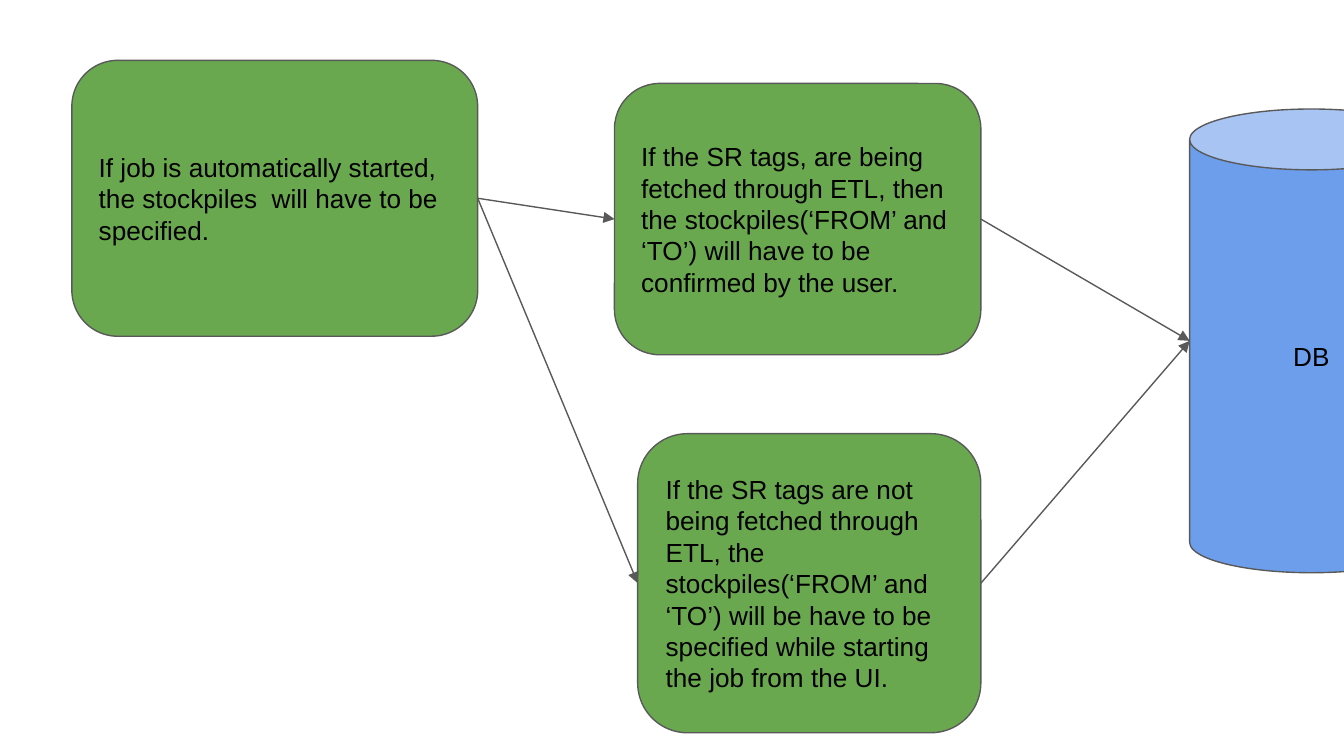
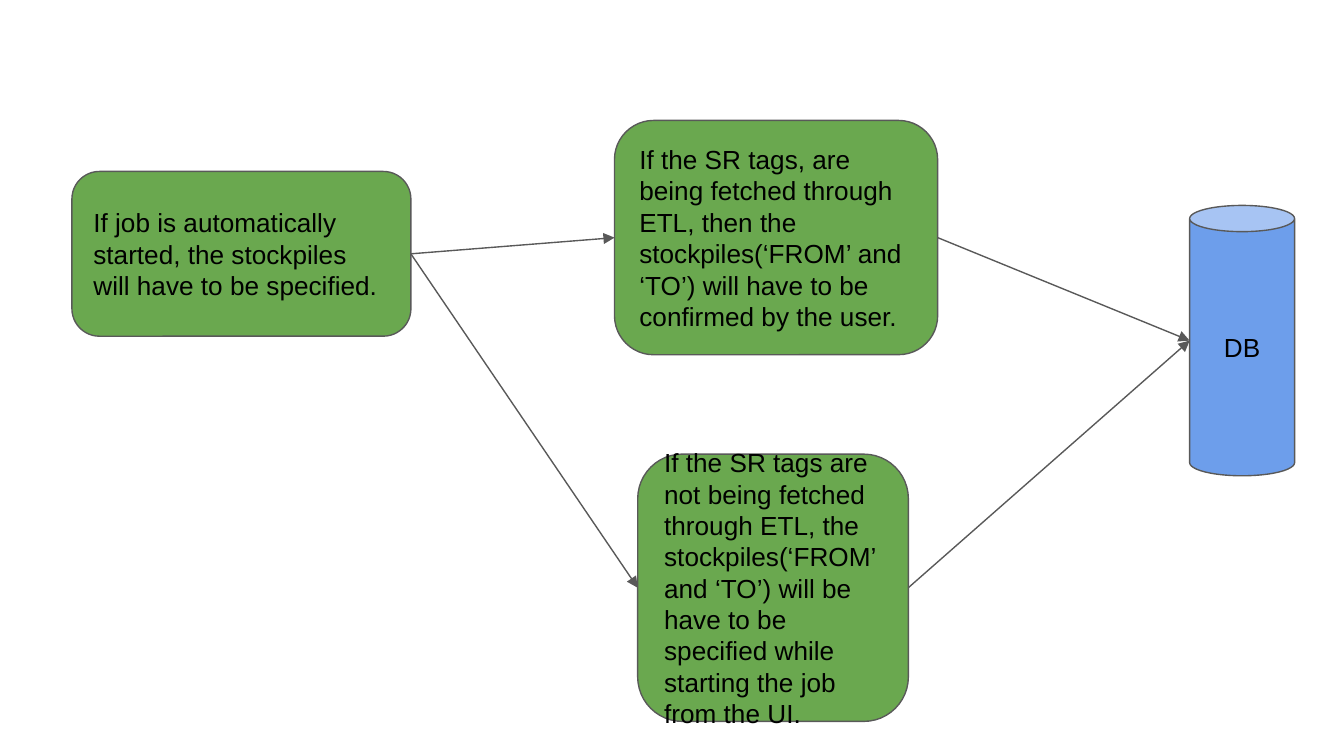
Before and after one commit to elogic-cscts/cscts_srs, a slide deck: slide 3 of Scada_Jobs_SRS/scada-flow.pptx. Drawn at 1344x756 pixels with LibreOffice and Linux fonts; fonts in the diff are those of the drawing. Boxes give left, top, right and bottom in pixels: in the first picture for what was removed or moved away, otherwise in the second. Text is boxed around its words. In the diff, an @@ line names an element or a change of style, - is before the commit and + after.

```diff
--- a/Scada_Jobs_SRS/scada-flow.pptx
+++ b/Scada_Jobs_SRS/scada-flow.pptx
@@ rounded rectangle "If the SR tags, are ...": place and size @@
-rounded rectangle "If the SR tags, are ..." at <box>614,83,981,355</box>
+rounded rectangle "If the SR tags, are ..." at <box>614,121,937,355</box>
@@ rounded rectangle "If job is automatically started, ...": place and size @@
-rounded rectangle "If job is automatically started, ..." at <box>71,60,477,336</box>
+rounded rectangle "If job is automatically started, ..." at <box>71,172,410,337</box>
@@ cylinder "DB": place and size @@
-cylinder "DB" at <box>1189,109,1344,573</box>
+cylinder "DB" at <box>1189,206,1294,476</box>
@@ arrow moved from (477, 199) - (614, 219) to (411, 254) - (614, 238) @@
@@ arrow moved from (981, 219) - (1189, 341) to (938, 238) - (1189, 340) @@
@@ arrow moved from (477, 199) - (638, 583) to (411, 254) - (638, 587) @@
@@ arrow moved from (981, 583) - (1189, 341) to (909, 587) - (1189, 340) @@
@@ rounded rectangle "If the SR tags are ...": place and size @@
-rounded rectangle "If the SR tags are ..." at <box>638,434,981,734</box>
+rounded rectangle "If the SR tags are ..." at <box>638,454,909,722</box>
```
Also in this commit, not shown: 3 other slides changed, 40 other files.
